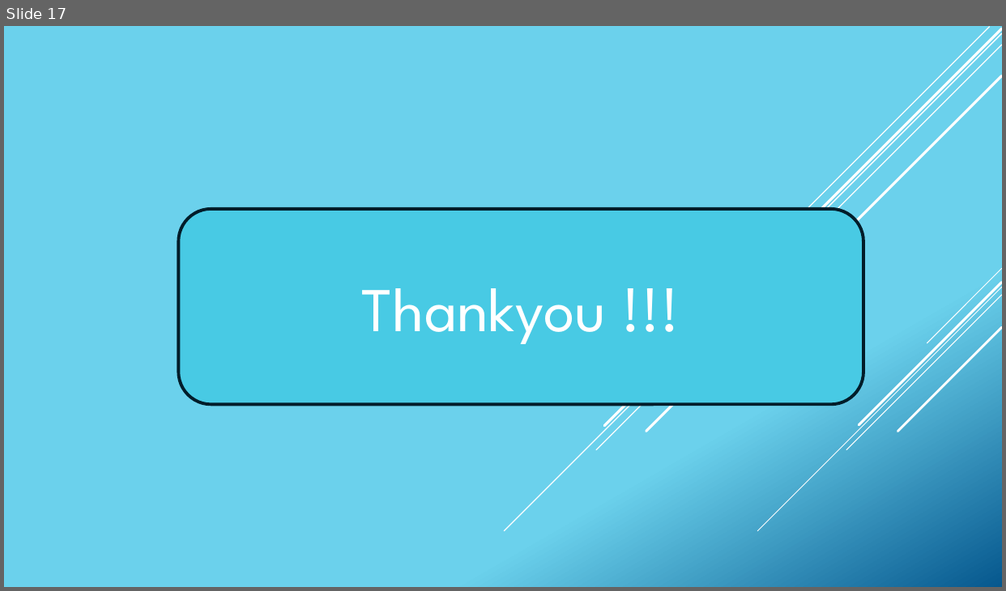
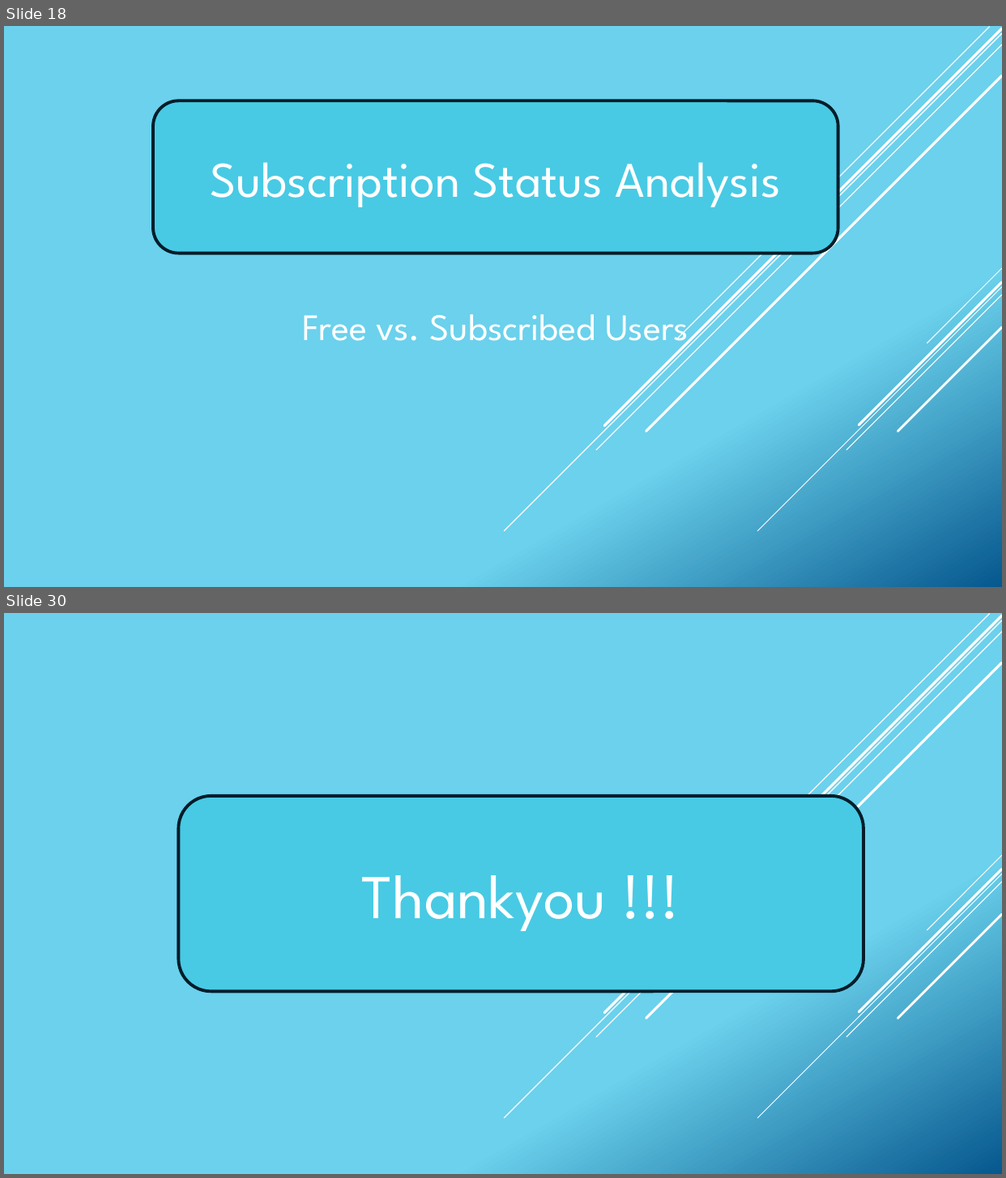
Before and after one commit to fivelidz/data-analytics-project, a slide deck: presentation/Presentation_Laura.pptx. Shown one above the other, each under a label of ours: slide 17 before the commit, slides 18 and 30 after it; the slides between them are not shown. The pictures are 1006x591 and 1006x1178 pixels, drawn with LibreOffice and Linux fonts; fonts in the diff are those of the drawing. Boxes give left, top, right and bottom in pixels: in the first picture for what was removed or moved away, otherwise in the second. Text is boxed around its words. In the diff, an @@ line names an element or a change of style, - is before the commit and + after.

```diff
--- a/presentation/Presentation_Laura.pptx
+++ b/presentation/Presentation_Laura.pptx
@@ slide 18 added at (4,26,1002,587), background gradient #6ED2EB to #06588E; not listed: 10 template elements that a slide beside it also shows @@
@@ rounded rectangle added at (153,101,838,254), fill #48CAE4, outline #021E2B 3 pt, 48 pt, text #FFFFFF @@
+Subscription Status Analysis
@@ text added at (302,314,688,352), 36 pt, text #FFFFFF @@
+Free vs. Subscribed Users
@@ what was slide 17 is now slide 30 @@
```
Also in this commit, not shown: 12 other slides added, 2 other files.
